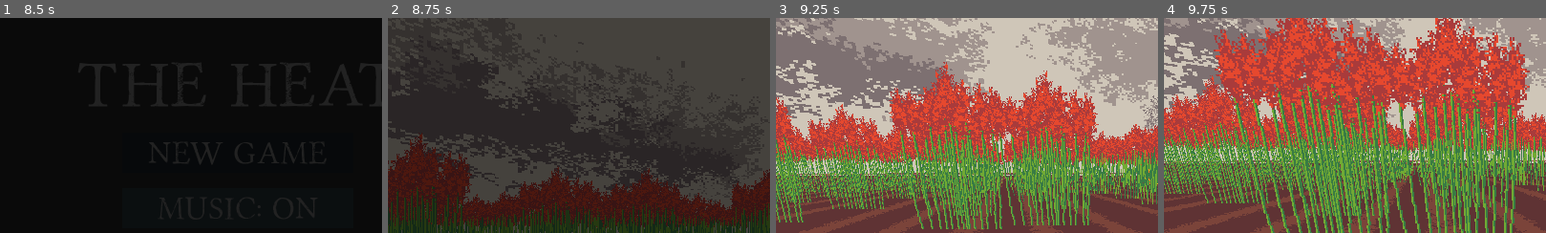
Above: before the commit, frames 1-4 (left to right).
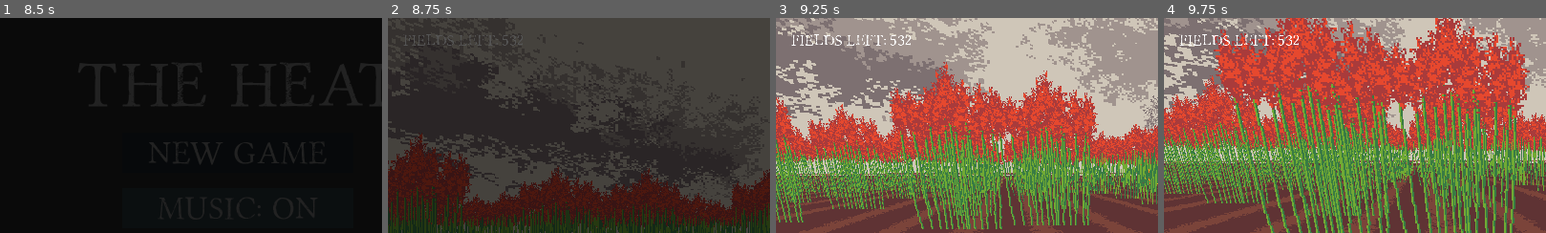
Above: after the commit, the same moments.

Repository: dzejpi/the-heat
Game: Godot game, scene res://scenes/SplashScene.tscn
Two runs of this game, one before a commit and one after it. Both use one fixed random seed, a clock stepped at 60 frames per second and the inputs below.
Inputs (mouse positions are % of the whole screen's width and height, from its top left):
- Up to frame 1 (8.5 s): move the mouse to (72, 45) at 0.52 s; hold D (move_right) 0.53-1.28 s; tap Space (dialog_end) at 0.6, 2.75, 5.75, 7.35 s; move the mouse to (30, 55) at 1.27 s; hold S (move_down) 1.28-2.03 s; click (30, 55) at 1.35 s; tap Enter at 2, 5 s; move the mouse to (60, 28) at 2.02 s; hold D (move_right) 2.03-2.78 s; tap 1 (item_1) at 2.1 s; move the mouse to (45, 70) at 2.77 s; hold W (move_up) 2.78-3.53 s; tap 2 (item_2) at 2.85 s; move the mouse to (80, 65) at 3.52 s; hold A (move_left) 3.53-5.03 s; tap 3 (item_3) at 3.6 s; move the mouse to (20, 35) at 4.27 s; tap 4 (item_4) at 4.35 s; move the mouse to (55, 50) at 5.02 s; hold S (move_down) 5.03-5.78 s; tap Mouse wheel down (item_change_down) at 5.1 s; move the mouse to (35, 25) at 5.77 s; hold D (move_right) 5.78-6.53 s; tap Mouse wheel up (item_change_up) at 5.85 s; move the mouse to (72, 45) at 6.52 s; hold W (move_up) 6.53-7.28 s; hold Shift (move_sprint) 6.53-7.28 s; move the mouse to (30, 55) at 7.27 s; hold D (move_right) 7.28-8 s; click "New Game" at 8 s
- Up to frame 2 (8.75 s): no input
- Up to frame 3 (9.25 s): move the mouse to (52, 48) at 8.77 s; hold W (move_up) from 8.78 s (still down); click (52, 48) at 8.85 s
- Up to frame 4 (9.75 s): move the mouse to (49, 52) at 9.52 s; release W (move_up) at 9.53 s; hold A (move_left) from 9.53 s (still down); tap 1 (item_1) at 9.6 s
The pictures show only the part of the screen within x 0-50%, y 0-50%; the shares and areas given below are measured in that part.

Frame 1 is identical in both runs. In frame 2, 0.2% of the frame differs, in the area x 4-35%, y 7-13%; in frame 3, 0.4%; in frame 4, 0.4%, in the area x 4-36%, y 7-13%.

Commit message:
Added label for fields left.

Diff:
--- a/scenes/PlayerScene.tscn
+++ b/scenes/PlayerScene.tscn
@@ -76,3 +76,12 @@
 margin_bottom = 489.0
 custom_fonts/font = ExtResource( 2 )
 text = "Take water"
+
+[node name="TopLabels" type="Node2D" parent="UILabels"]
+position = Vector2( 32, 32 )
+
+[node name="CropsLeftLabel" type="Label" parent="UILabels/TopLabels"]
+margin_right = 40.0
+margin_bottom = 14.0
+custom_fonts/font = ExtResource( 2 )
+text = "Fields left:"
--- a/scripts/PlayerScript.gd
+++ b/scripts/PlayerScript.gd
@@ -11,6 +11,7 @@
 onready var carry_status_label = $UILabels/SelectedTools/CarryStatusLabel
 onready var tooltip_label = $UILabels/SelectedTools/TooltipLabel
 onready var prompt_label = $UILabels/ActionLabel
+onready var fields_left_label = $UILabels/TopLabels/CropsLeftLabel
 
 onready var selected_item_sprite = $PlayerHead/SelectedItemSprite
 
@@ -111,6 +112,7 @@
 func _process(delta):
 	# Check whether the game is paused and show/hide cursor
 	manage_mouse_focus()
+	update_field_count()
 
 	# If player is looking at something
 	if ray.is_colliding():
@@ -283,3 +285,7 @@
 			Input.set_mouse_mode(Input.MOUSE_MODE_VISIBLE)
 		else:
 			Input.set_mouse_mode(Input.MOUSE_MODE_CAPTURED)
+
+
+func update_field_count():
+	fields_left_label.text = "Fields left: " + String(GlobalVar.field_amount)
